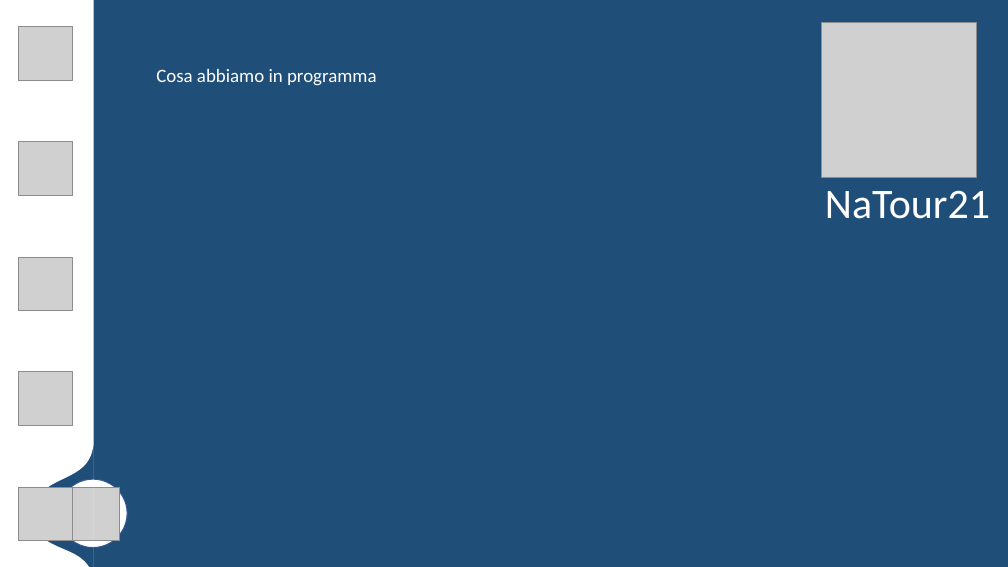
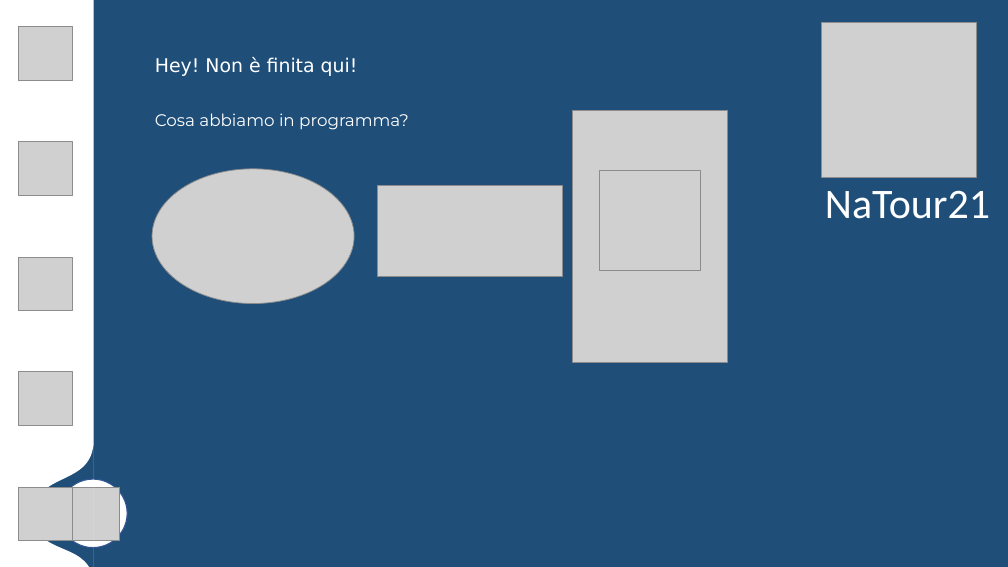
Before and after one commit to Endless077/NaTour21, a slide deck: slide 8 of Varie/Presentazione.pptx (slide 7 before the commit). Drawn at 1008x567 pixels with LibreOffice and Linux fonts; fonts in the diff are those of the drawing; grey boxes stand for pictures; background and template pictures are left out. Boxes give left, top, right and bottom in pixels: in the first picture for what was removed or moved away, otherwise in the second. Text is boxed around its words. In the diff, an @@ line names an element or a change of style, - is before the commit and + after.

```diff
--- a/Varie/Presentazione.pptx
+++ b/Varie/Presentazione.pptx
@@ text added at [155, 57, 358, 76], 18 pt, text #FFFFFF @@
+Hey! Non è finita qui!
@@ text at [155, 113, 409, 130]: text changed; size 18 to 16 pt; font Calibri to Montserrat @@
-Cosa abbiamo in programma
+Cosa abbiamo in programma?
@@ picture added at [572, 110, 727, 362] @@
@@ picture added at [152, 169, 354, 303] @@
@@ picture added at [600, 170, 700, 271] @@
@@ picture added at [377, 186, 563, 277] @@
```
Also in this commit, not shown: 1 slide added.
